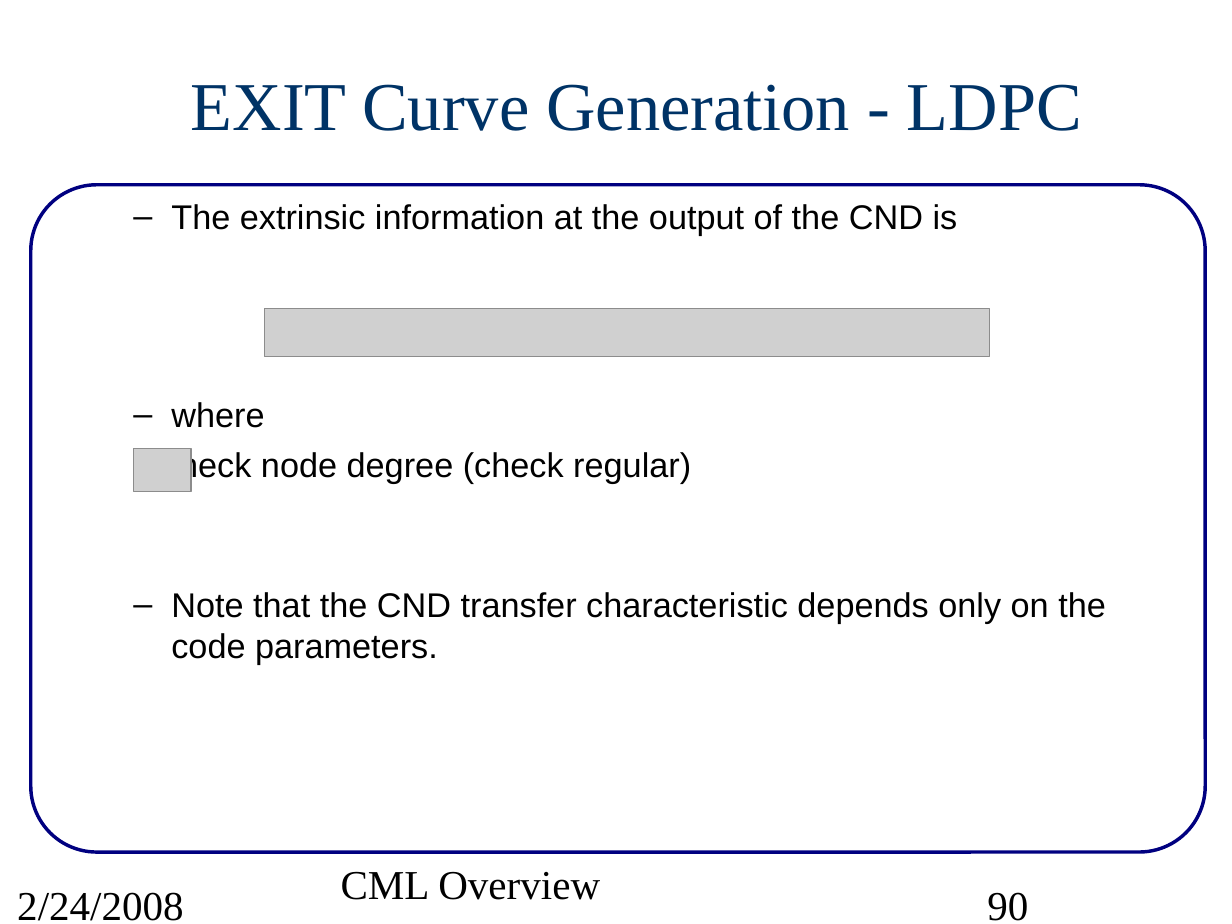
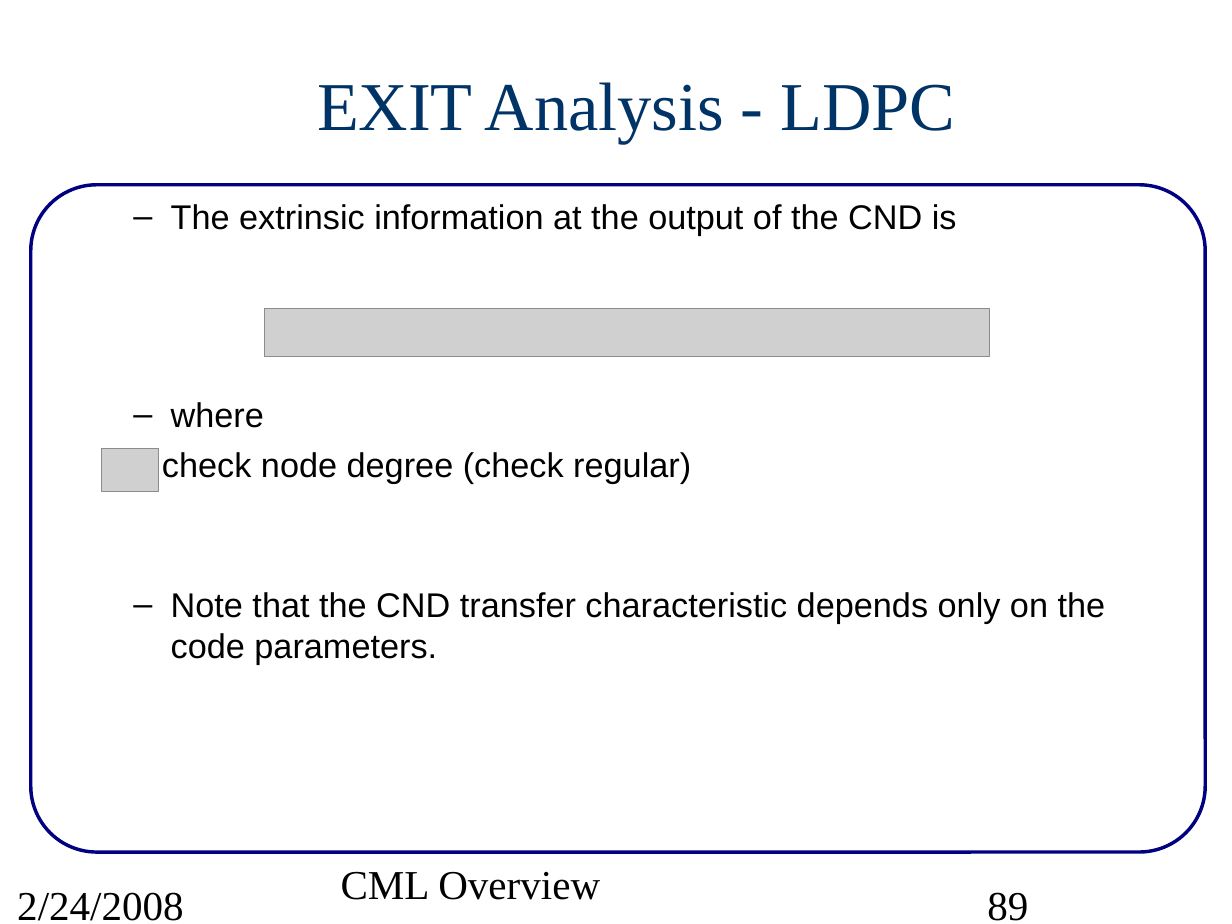
Before and after one commit to marcusmueller/iscml, a slide deck: slide 89 of pcs/projects/cml/doc/src/CMLoverview.ppt (slide 90 before the commit). Drawn at 1232x924 pixels with LibreOffice and Linux fonts; fonts in the diff are those of the drawing; grey boxes stand for pictures. Boxes give left, top, right and bottom in pixels: in the first picture for what was removed or moved away, otherwise in the second. Text is boxed around its words. In the diff, an @@ line names an element or a change of style, - is before the commit and + after.

Commit message:
Added EXIT tutorial to CML overview slides.

```diff
--- a/pcs/projects/cml/doc/src/CMLoverview.ppt
+++ b/pcs/projects/cml/doc/src/CMLoverview.ppt
@@ title at (x1=317, y1=82, x2=956, y2=143): text changed @@
-EXIT Curve Generation - LDPC
+EXIT Analysis - LDPC
@@ text "The extrinsic information at the ..." at (x1=162, y1=204, x2=1106, y2=665): indent changed @@
@@ picture moved from (x1=134, y1=448, x2=192, y2=492) to (x1=101, y1=448, x2=158, y2=492) @@
@@ page number at (x1=987, y1=892, x2=1028, y2=921): text changed @@
-90
+89
```
Also in this commit, not shown: 87 other slides changed, 3 slides added, 1 slide removed, 1 other file.
